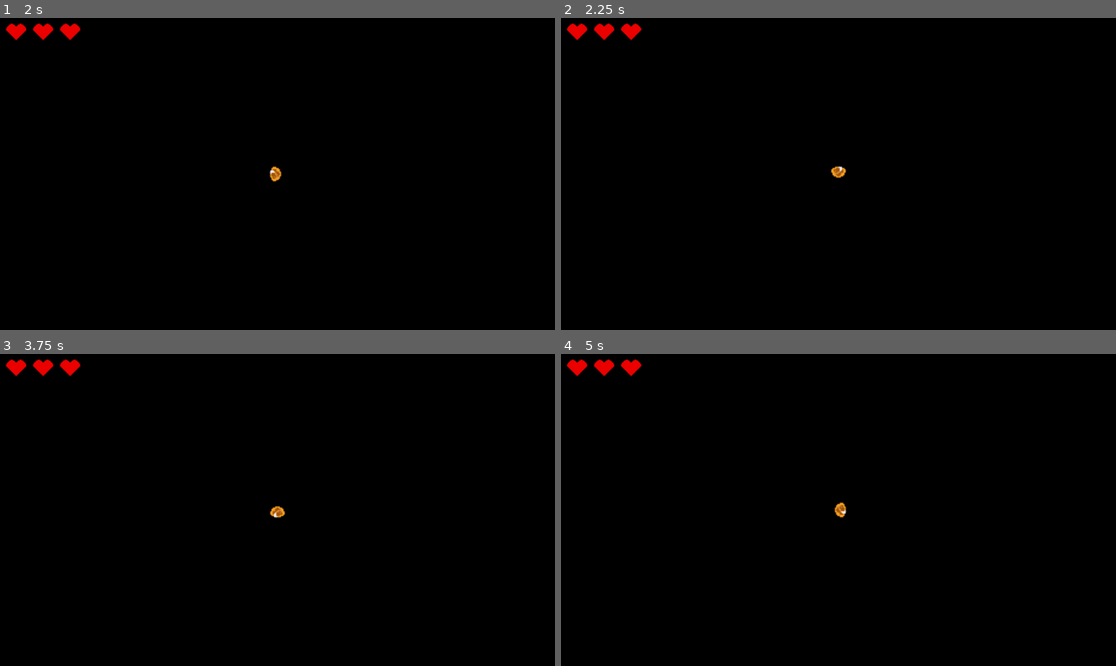
Above: before the commit, frames 1-4 (two rows, left to right).
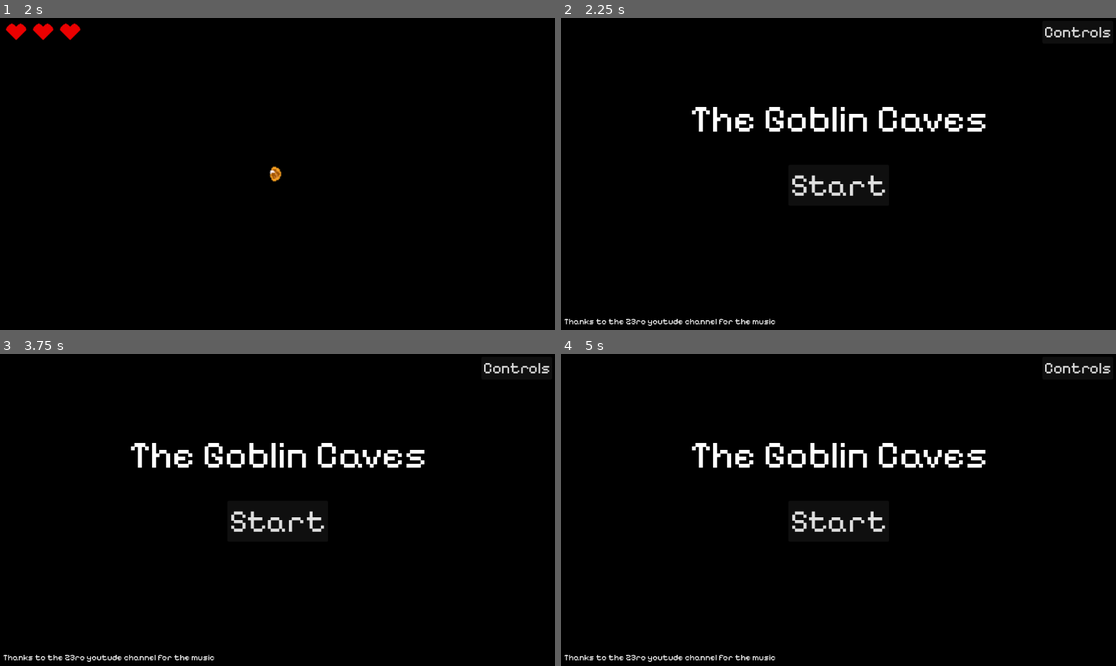
Above: after the commit, the same moments.

Repository: RidleyF/Goblin-Caves
Game: Godot game, scene res://main.tscn
Same seed, same stepped clock (60 frames per second), same inputs: the game is played once before the commit and once after it.
Inputs:
- Up to frame 1 (2 s): click "Start" at 0.5 s; tap Enter (ui_accept) at 1.25, 1.52 s; hold D (right) from 1.28 s (still down); tap . (sword) at 1.35 s; tap 4 (four, bound only after the commit) at 1.55 s
- Up to frame 2 (2.25 s): tap R (reset, bound only after the commit) at 2 s; release D (right) at 2.03 s; hold S (down) from 2.03 s (still down); tap 4 (four, bound only after the commit) at 2.1 s
- Up to frame 3 (3.75 s): tap Enter (ui_accept) at 2.27, 2.75 s; tap 1 (one, bound only after the commit) at 2.3, 2.85 s; release S (down) at 2.78 s; hold D (right) 2.78-3.53 s; tap 3 (three, bound only after the commit) at 3.05, 3.6 s; tap R (reset, bound only after the commit) at 3.5 s; hold W (up) from 3.53 s (still down)
- Up to frame 4 (5 s): tap Enter (ui_accept) at 3.77, 4.25, 4.52 s; tap 2 (two, bound only after the commit) at 3.8, 4.35 s; release W (up) at 4.28 s; hold A (left) from 4.28 s (still down); tap . (sword) at 4.55 s; tap R (reset, bound only after the commit) at 4.9 s

Frame 1 is identical in both runs. In frame 2, 3.1% of the frame differs, in the area x 0-99%, y 1-99%; in frame 3, 3.1%; in frame 4, 3.1%.

Commit message:
Restart Hotkey and Number Questions
Added hotkey 'R' to quickly return to the menu and allowed number keys to shortcut to the answers during the cutscene.

Diff:
--- a/Player.gd
+++ b/Player.gd
@@ -44,6 +44,10 @@
 
 # Called every frame. 'delta' is the elapsed time since the previous frame.
 func _process(_delta):
+	if Input.is_action_just_pressed("reset"):
+		title = true
+		$"../AudioStreamPlayer".stop()
+		reset()
 	if inCS:
 		cutScene()
 	elif title == true:
@@ -139,6 +143,10 @@
 	seenCS = false
 	iFrame = 0
 	iTime = 8.0
+	$"Area2D/CollisionShape2D".set_deferred("disabled", true)
+	$"Area2D/StaticBody2D/CollisionShape2D2".set_deferred("disabled", true)
+	$PointLight2D.hide()
+	$"Area2D/sword".hide()
 	_ready()
 	restart.emit()
 
--- a/Qs.gd
+++ b/Qs.gd
@@ -41,6 +41,8 @@
 
 # Called every frame. 'delta' is the elapsed time since the previous frame.
 func _process(_delta):
+	if $ItemList.visible == true:
+		checkInput()
 	assignText()
 	assignItems()
 	var view = $"../../Player".get_viewport_rect().size
@@ -85,7 +87,22 @@
 	show()
 
 
-func attempt(index, _mousePos, _mouseType):
+func checkInput():
+	if Input.is_action_just_pressed("one"):
+		attempt(0, Vector2.ZERO, 1)
+		return
+	if Input.is_action_just_pressed("two"):
+		attempt(1, Vector2.ZERO, 1)
+		return
+	if Input.is_action_just_pressed("three"):
+		attempt(2, Vector2.ZERO, 1)
+		return
+	if Input.is_action_just_pressed("four"):
+		attempt(3, Vector2.ZERO, 1)
+		return
+
+
+func attempt(index: int, _mousePos: Vector2, _mouseType):
 	var array = text.values()[i]
 	var guess = array[index]
 	if answers.has(guess):
--- a/project.godot
+++ b/project.godot
@@ -53,6 +53,31 @@
 , Object(InputEventKey,"resource_local_to_scene":false,"resource_name":"","device":-1,"window_id":0,"alt_pressed":false,"shift_pressed":false,"ctrl_pressed":false,"meta_pressed":false,"pressed":false,"keycode":0,"physical_keycode":44,"key_label":0,"unicode":44,"echo":false,"script":null)
 ]
 }
+reset={
+"deadzone": 0.5,
+"events": [Object(InputEventKey,"resource_local_to_scene":false,"resource_name":"","device":-1,"window_id":0,"alt_pressed":false,"shift_pressed":false,"ctrl_pressed":false,"meta_pressed":false,"pressed":false,"keycode":0,"physical_keycode":82,"key_label":0,"unicode":114,"echo":false,"script":null)
+]
+}
+one={
+"deadzone": 0.5,
+"events": [Object(InputEventKey,"resource_local_to_scene":false,"resource_name":"","device":-1,"window_id":0,"alt_pressed":false,"shift_pressed":false,"ctrl_pressed":false,"meta_pressed":false,"pressed":false,"keycode":0,"physical_keycode":49,"key_label":0,"unicode":49,"echo":false,"script":null)
+]
+}
+two={
+"deadzone": 0.5,
+"events": [Object(InputEventKey,"resource_local_to_scene":false,"resource_name":"","device":-1,"window_id":0,"alt_pressed":false,"shift_pressed":false,"ctrl_pressed":false,"meta_pressed":false,"pressed":false,"keycode":0,"physical_keycode":50,"key_label":0,"unicode":50,"echo":false,"script":null)
+]
+}
+three={
+"deadzone": 0.5,
+"events": [Object(InputEventKey,"resource_local_to_scene":false,"resource_name":"","device":-1,"window_id":0,"alt_pressed":false,"shift_pressed":false,"ctrl_pressed":false,"meta_pressed":false,"pressed":false,"keycode":0,"physical_keycode":51,"key_label":0,"unicode":51,"echo":false,"script":null)
+]
+}
+four={
+"deadzone": 0.5,
+"events": [Object(InputEventKey,"resource_local_to_scene":false,"resource_name":"","device":-1,"window_id":0,"alt_pressed":false,"shift_pressed":false,"ctrl_pressed":false,"meta_pressed":false,"pressed":false,"keycode":0,"physical_keycode":52,"key_label":0,"unicode":52,"echo":false,"script":null)
+]
+}
 
 [layer_names]
 
